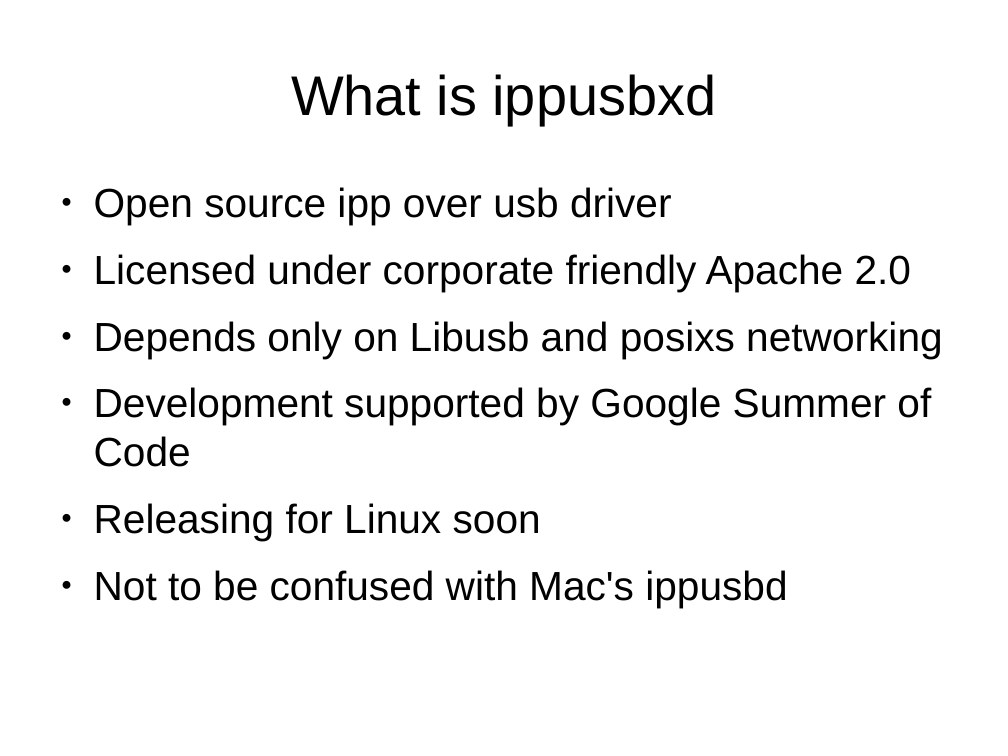
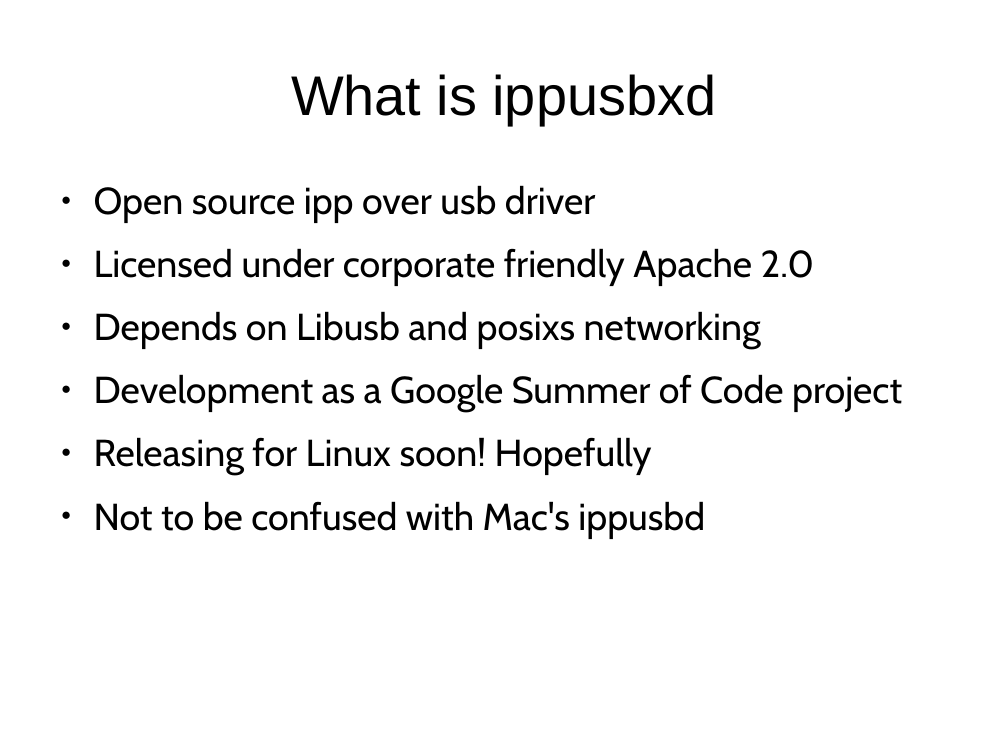
Before and after one commit to tillkamppeter/ippusbxd, a slide deck: slide 2 of doc/ippusbxd_presentation.odp. Drawn at 1008x756 pixels with LibreOffice and Linux fonts; fonts in the diff are those of the drawing. Boxes give left, top, right and bottom in pixels: in the first picture for what was removed or moved away, otherwise in the second. Text is boxed around its words. In the diff, an @@ line names an element or a change of style, - is before the commit and + after.

Commit message:
Revise presentation

```diff
--- a/doc/ippusbxd_presentation.odp
+++ b/doc/ippusbxd_presentation.odp
@@ text at (94,185,815,539): size 32 to 29.6 pt, font Arial to Cabin in "Open source ipp over usb driver", "Licensed under corporate friendly Apache 2.0", "Not to be confused with Mac's ippusbd" @@
@@ text at (94,311,902,476): text changed; size 32 to 29.6 pt; font Arial to Cabin @@
-● Depends only on Libusb and posixs networking
-● Development supported by Google Summer of Code
-● Releasing for Linux soon
+● Depends on Libusb and posixs networking
+● Development as a Google Summer of Code project
+● Releasing for Linux soon! Hopefully
```
Also in this commit, not shown: 6 other slides changed.
